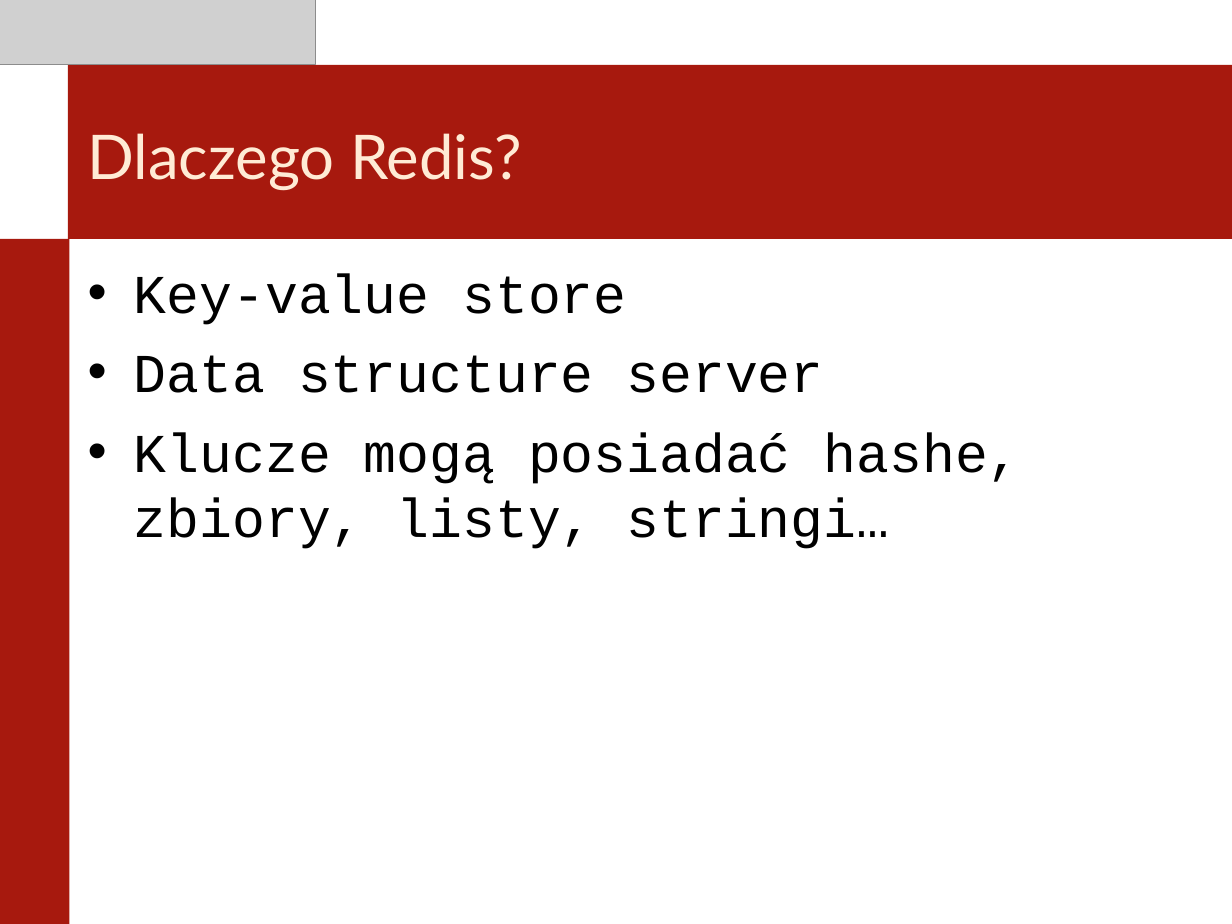
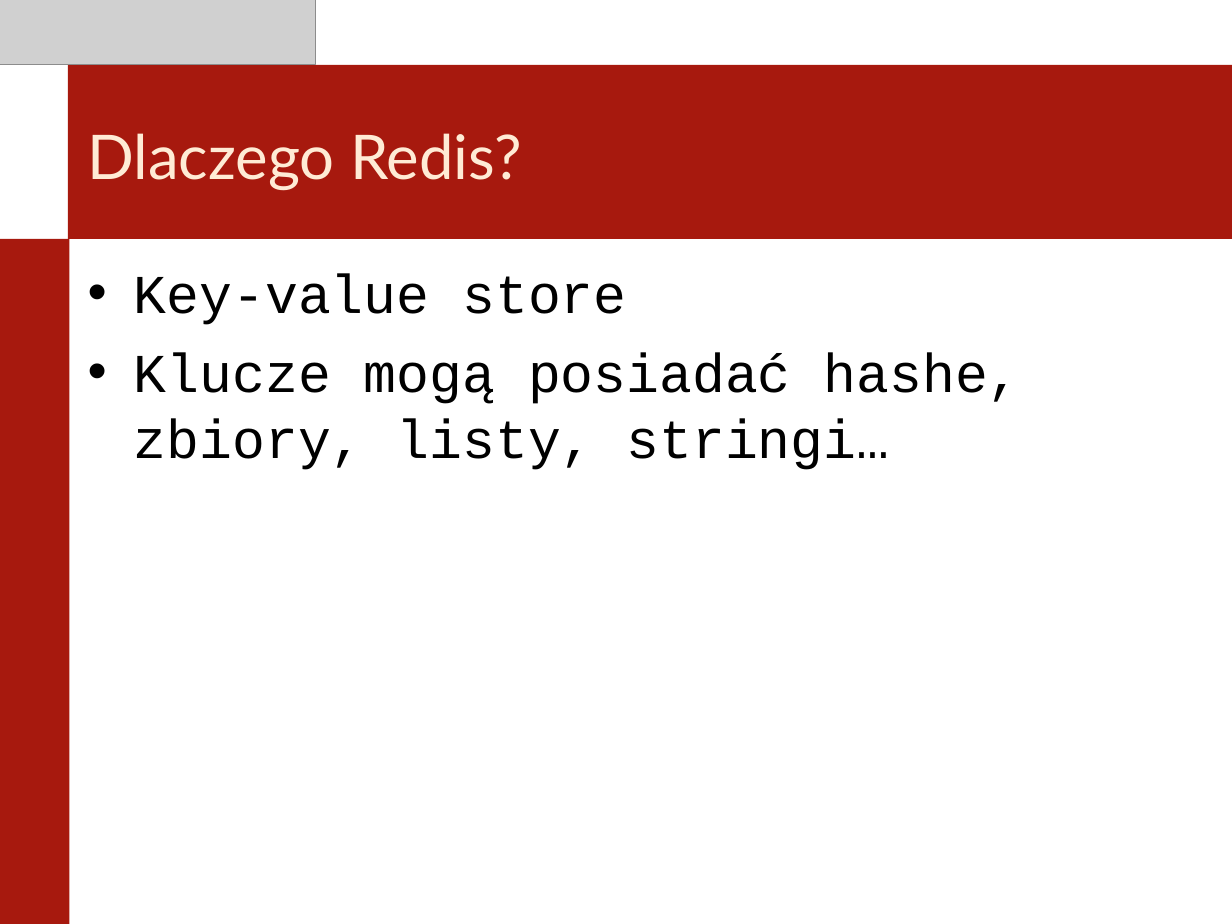
Before and after one commit to 225985/studia, a slide deck: slide 12 of doc/prezentacja.ppt (slide 11 before the commit). Drawn at 1232x924 pixels with LibreOffice and Linux fonts; fonts in the diff are those of the drawing; grey boxes stand for pictures. Boxes give left, top, right and bottom in pixels: in the first picture for what was removed or moved away, otherwise in the second. Text is boxed around its words. In the diff, an @@ line names an element or a change of style, - is before the commit and + after.

```diff
--- a/doc/prezentacja.ppt
+++ b/doc/prezentacja.ppt
@@ text at (134, 355, 824, 393): paragraph removed @@
-• Data structure server
```
Also in this commit, not shown: 1 slide added, 1 other file.
